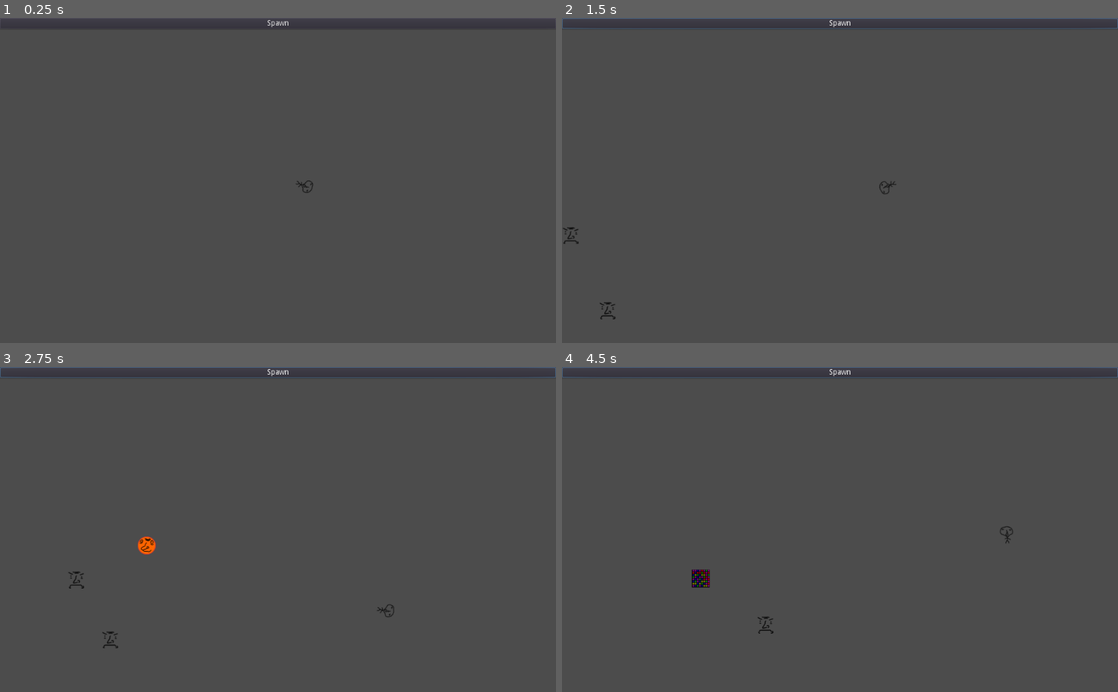
Above: before the commit, frames 1-4 (two rows, left to right).
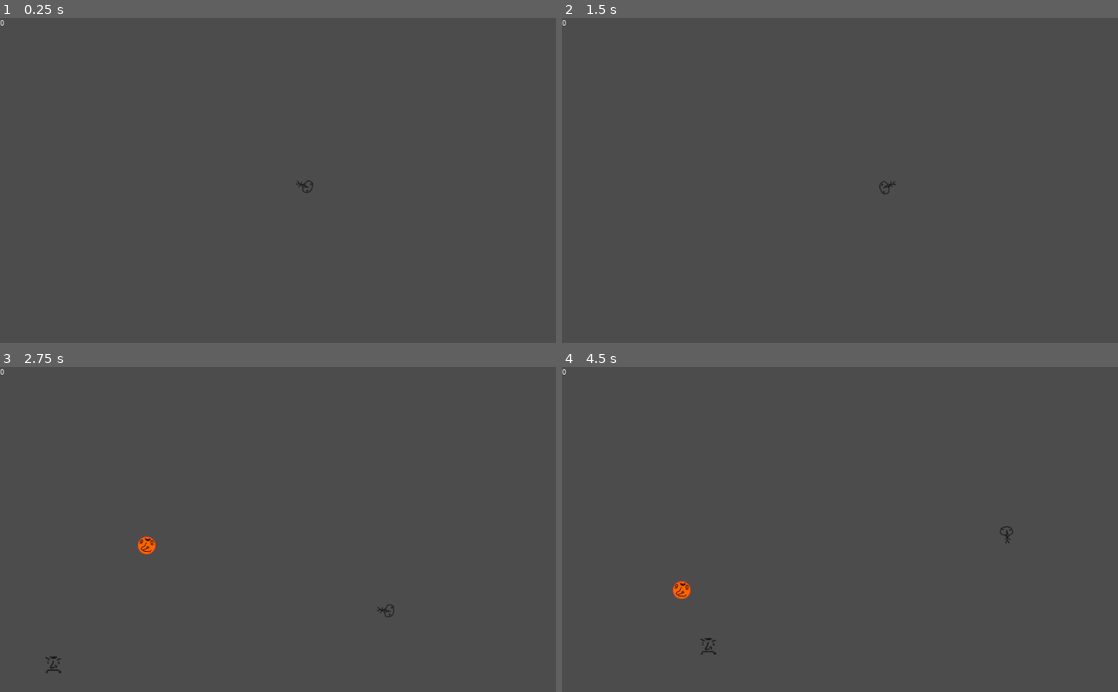
Above: after the commit, the same moments.

Repository: drarbego/Disparos
Game: Godot game, scene res://scenes/World.tscn
The game is run twice, just before and just after one commit, with the same random seed, the same clock (stepped at 60 frames per second) and the same inputs.
Inputs (mouse positions are in pixels of both pictures, inside the frame that each line leads up to):
- Up to frame 1 (0.25 s): no input
- Up to frame 2 (1.5 s): click (840, 24) at 0.5 s, where only the run before the commit has a clickable "Spawn"; tap Enter at 1.25 s; move the mouse to (962, 164) at 1.27 s; hold D (right) from 1.28 s (still down); click (962, 164) at 1.35 s
- Up to frame 3 (2.75 s): move the mouse to (166, 545) at 2.02 s; release D (right) at 2.03 s; hold S (down) from 2.03 s (still down); click (166, 545) at 2.1 s
- Up to frame 4 (4.5 s): move the mouse to (895, 458) at 2.77 s; release S (down) at 2.78 s; hold D (right) 2.78-3.53 s; click (895, 458) at 2.85 s; move the mouse to (812, 594) at 3.52 s; hold W (up) 3.53-4.28 s; click (812, 594) at 3.6 s; move the mouse to (1006, 578) at 4.27 s; hold A (left) from 4.28 s (still down); click (1006, 578) at 4.35 s

The runs differ from the first frame. In frame 1, less than 0.1% of the frame differs, in the area x 0-52%, y 0-3%; in frame 2, 0.5%; in frame 3, 0.5%; in frame 4, 0.8%, in the area x 0-100%, y 0-89%.

Commit message:
added score

Diff:
--- a/scenes/GUI.tscn
+++ b/scenes/GUI.tscn
@@ -2,7 +2,7 @@
 
 [ext_resource path="res://scripts/GUI.gd" type="Script" id=1]
 
-[node name="GUI" type="MarginContainer"]
+[node name="GUI" type="MarginContainer" index="0"]
 
 anchor_left = 0.0
 anchor_top = 0.0
@@ -19,28 +19,23 @@
 script = ExtResource( 1 )
 _sections_unfolded = [ "Anchor", "Margin", "Rect" ]
 
-[node name="spawn" type="Button" parent="." index="0"]
+[node name="score" type="Label" parent="." index="0"]
 
 anchor_left = 0.0
 anchor_top = 0.0
 anchor_right = 0.0
 anchor_bottom = 0.0
+margin_left = 8.0
+margin_top = 3.0
 margin_right = 1024.0
-margin_bottom = 20.0
+margin_bottom = 17.0
 rect_pivot_offset = Vector2( 0, 0 )
 rect_clip_content = false
-focus_mode = 2
-mouse_filter = 0
+mouse_filter = 2
 mouse_default_cursor_shape = 0
 size_flags_horizontal = 1
-size_flags_vertical = 1
-toggle_mode = false
-enabled_focus_mode = 2
-shortcut = null
-group = null
-text = "Spawn"
-flat = false
-align = 1
-_sections_unfolded = [ "Anchor", "Margin", "Rect" ]
-
-[connection signal="pressed" from="spawn" to="." method="_on_spawn_pressed"]
+size_flags_vertical = 4
+text = "0"
+percent_visible = 1.0
+lines_skipped = 0
+max_lines_visible = -1
--- a/scenes/World.tscn
+++ b/scenes/World.tscn
@@ -1,21 +1,23 @@
-[gd_scene load_steps=4 format=2]
+[gd_scene load_steps=5 format=2]
 
-[ext_resource path="res://scenes/player.tscn" type="PackedScene" id=1]
-[ext_resource path="res://scenes/spawner.tscn" type="PackedScene" id=2]
-[ext_resource path="res://scenes/GUI.tscn" type="PackedScene" id=3]
+[ext_resource path="res://scripts/World.gd" type="Script" id=1]
+[ext_resource path="res://scenes/player.tscn" type="PackedScene" id=2]
+[ext_resource path="res://scenes/spawner.tscn" type="PackedScene" id=3]
+[ext_resource path="res://scenes/GUI.tscn" type="PackedScene" id=4]
 
-[node name="world" type="Node2D" index="0"]
+[node name="world" type="Node2D"]
 
+script = ExtResource( 1 )
 _sections_unfolded = [ "Transform" ]
 
-[node name="player" parent="." index="0" instance=ExtResource( 1 )]
+[node name="player" parent="." index="0" instance=ExtResource( 2 )]
 
 position = Vector2( 560, 310 )
 
-[node name="spawner" parent="." index="1" instance=ExtResource( 2 )]
+[node name="spawner" parent="." index="1" instance=ExtResource( 3 )]
 
 minWaitTime = 1.0
 maxWaitTime = 5.0
 testMode = true
 
-[node name="GUI" parent="." index="2" instance=ExtResource( 3 )]
+[node name="GUI" parent="." index="2" instance=ExtResource( 4 )]
--- a/scripts/GUI.gd
+++ b/scripts/GUI.gd
@@ -1,19 +1,5 @@
 extends MarginContainer
 
-# class member variables go here, for example:
-# var a = 2
-# var b = "textvar"
-
-func _ready():
-	# Called when the node is added to the scene for the first time.
-	# Initialization here
-	pass
-
-#func _process(delta):
-#	# Called every frame. Delta is time since last frame.
-#	# Update game logic here.
-#	pass
-
-func _on_spawn_pressed():
-	var spawner = get_node('/root/world/spawner')
-	spawner.spawn()
+func updateScore(score):
+	var scoreLabel = get_node('score')
+	scoreLabel.set_text(str(score))
--- /dev/null
+++ b/scripts/World.gd
@@ -0,0 +1,10 @@
+extends Node2D
+var score
+
+func _ready():
+	score = 0
+
+func addToScore(diff):
+	score = score + diff
+	var GUI = get_node('GUI')
+	GUI.updateScore(score)
--- a/scripts/enemy.gd
+++ b/scripts/enemy.gd
@@ -10,8 +10,6 @@
 
 onready var CELL_WIDTH = get_viewport().size.x / numberOfCells
 onready var CELL_HEIGHT = get_viewport().size.y / numberOfCells
-
-# TODO add an interface for grid map
 
 func _process(delta):
 	if not isFrozen:
@@ -51,6 +49,7 @@
 	snapToGrid()
 	get_node('sprite').texture = frozenTexture
 	updateNeighbors()
+	get_node('/root/world').addToScore(1)
 	var timer = get_node('freeze')
 	timer.wait_time = freezeTime
 	timer.start()
@@ -81,4 +80,4 @@
 			self.updateNeighbors()
 		else:
 			print('muerto por jugarle al vergas')
-			# get_tree().quit()
+			get_tree().quit()
--- a/scripts/spawner.gd
+++ b/scripts/spawner.gd
@@ -6,7 +6,6 @@
 
 export(float) var minWaitTime
 export(float) var maxWaitTime
-export(bool) var testMode
 
 func _ready():
 	randomize()
@@ -30,5 +29,4 @@
 	timer.start()
 
 func _on_timer_timeout():
-	if !testMode:
-		spawn()
+	spawn()
